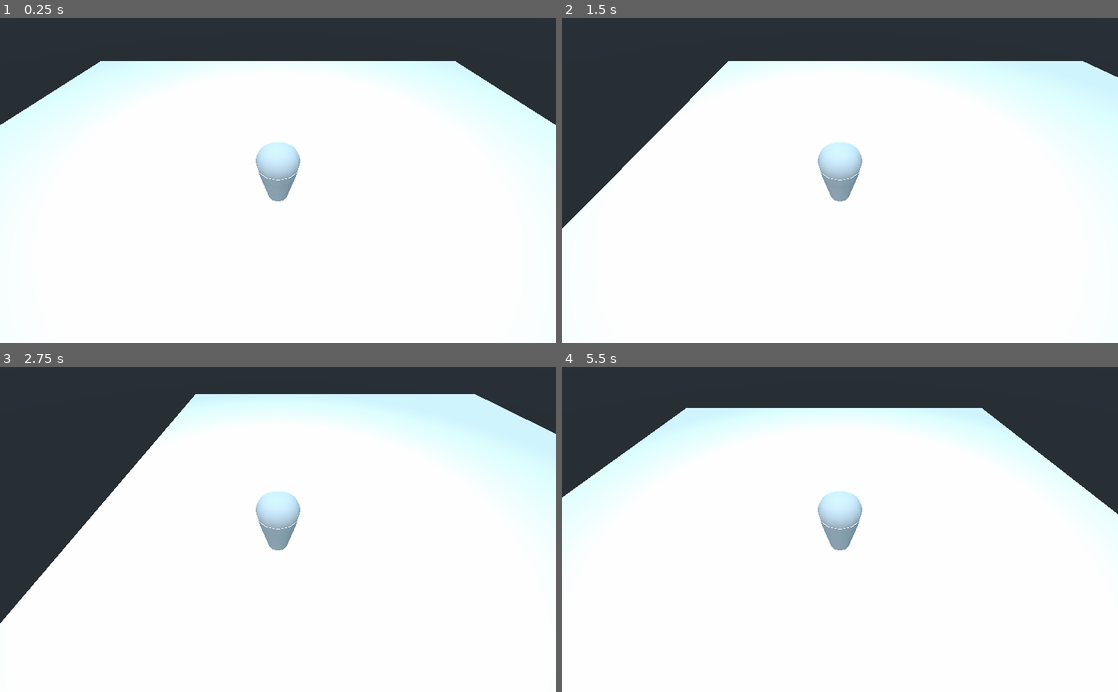
Above: before the commit, frames 1-4 (two rows, left to right).
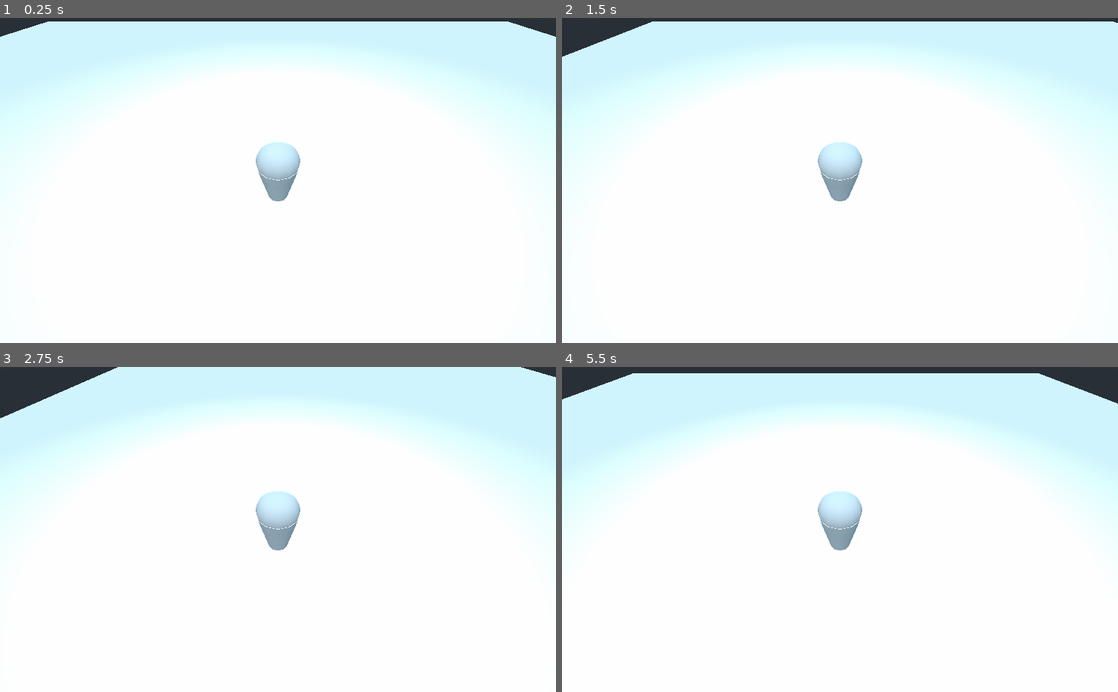
Above: after the commit, the same moments.

Repository: lynnpepin/rollinglogshader
Game: Godot game, scene res://world.tscn
Same seed, same stepped clock (60 frames per second), same inputs: the game is played once before the commit and once after it.
Inputs:
- Up to frame 1 (0.25 s): no input
- Up to frame 2 (1.5 s): tap Enter at 0.5 s; hold A (A) 0.53-1.28 s; tap D (D) at 0.8, 1.35 s
- Up to frame 3 (2.75 s): tap S (S) at 1.55 s; tap Space (space) at 2 s; hold S (S) from 2.03 s (still down); tap A (A) at 2.3 s
- Up to frame 4 (5.5 s): release S (S) at 2.78 s; tap A (A) at 2.85, 4.55 s; tap D (D) at 3.05, 5.3 s; tap Enter at 3.5 s; hold D (D) 3.53-4.28 s; tap S (S) at 3.8, 4.35 s; tap Space (space) at 5 s; hold W (W) from 5.03 s (still down)

The runs differ from the first frame. In frame 1, 15% of the frame differs, in the area x 0-100%, y 1-33%; in frame 2, 19%; in frame 3, 20%, in the area x 0-100%, y 0-79%; in frame 4, 17%.

Commit message:
Initial commit

Diff:
--- a/Ground.gd
+++ b/Ground.gd
@@ -1,8 +1,7 @@
 extends MeshInstance
 
-func _process(delta):
-	pass
+var material = self.get_surface_material(0)
 
 func _physics_process(delta):
+	material.set_shader_param("player_pos", $"../Player".translation)
 	pass
-	#self.material.set_shader_param("player_pos", $"../Player".translation)
--- a/rolling_log.shader
+++ b/rolling_log.shader
@@ -1,3 +1,8 @@
+/* TODO:
+ * 1. Add noisy texture
+ * 2. Recalculate normals
+ * 3. Make it a better rolling-log shape (convery-belt / cloth-over-tube)
+ */
 shader_type spatial;
 render_mode blend_mix,depth_draw_opaque,cull_back,diffuse_burley,specular_schlick_ggx;
 uniform vec4 albedo : hint_color;
@@ -24,6 +29,7 @@
 	vec2 base_uv = UV;
 	vec4 albedo_tex = texture(texture_albedo,base_uv);
 	ALBEDO = albedo.rgb * albedo_tex.rgb;
+	ALBEDO.g += .2;
 	float metallic_tex = dot(texture(texture_metallic,base_uv),metallic_texture_channel);
 	METALLIC = metallic_tex * metallic;
 	float roughness_tex = dot(texture(texture_roughness,base_uv),roughness_texture_channel);
--- a/world.tscn
+++ b/world.tscn
@@ -4,18 +4,23 @@
 [ext_resource path="res://rolling_log.shader" type="Shader" id=2]
 [ext_resource path="res://Ground.gd" type="Script" id=3]
 
-[sub_resource type="CylinderMesh" id=3]
+[sub_resource type="CylinderMesh" id=1]
 top_radius = 0.5
 bottom_radius = 0.25
 height = 1.0
 radial_segments = 12
 rings = 1
 
-[sub_resource type="SphereMesh" id=4]
+[sub_resource type="SphereMesh" id=2]
 radius = 0.5
 height = 1.0
 radial_segments = 12
 rings = 12
+
+[sub_resource type="PlaneMesh" id=4]
+size = Vector2( 40, 40 )
+subdivide_width = 20
+subdivide_depth = 20
 
 [sub_resource type="ShaderMaterial" id=5]
 shader = ExtResource( 2 )
@@ -32,11 +37,6 @@
 shader_param/uv2_offset = null
 shader_param/player_pos = Vector3( 0, 0, 0 )
 
-[sub_resource type="PlaneMesh" id=2]
-size = Vector2( 20, 20 )
-subdivide_width = 20
-subdivide_depth = 20
-
 [node name="Spatial" type="Spatial"]
 
 [node name="DirectionalLight" type="DirectionalLight" parent="."]
@@ -67,7 +67,6 @@
 omni_range = 12.9614
 
 [node name="Ground" type="MeshInstance" parent="."]
-material_override = SubResource( 5 )
-mesh = SubResource( 2 )
-material/0 = null
+mesh = SubResource( 4 )
+material/0 = SubResource( 5 )
 script = ExtResource( 3 )
Not shown: 2 places in world.tscn that only renumber resources
